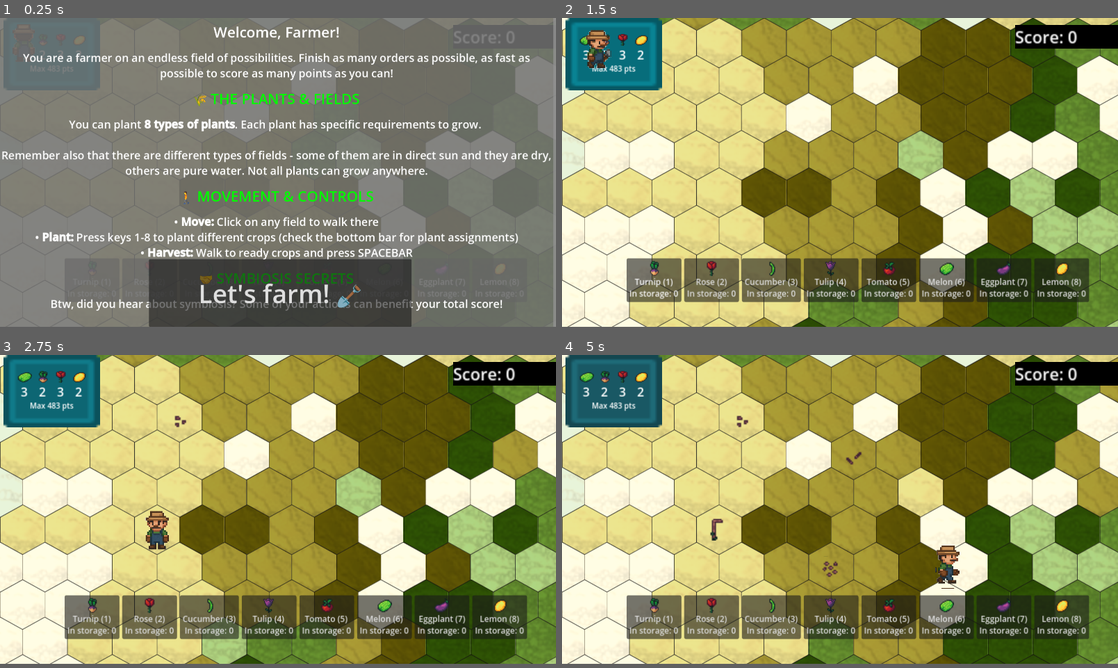
Above: before the commit, frames 1-4 (two rows, left to right).
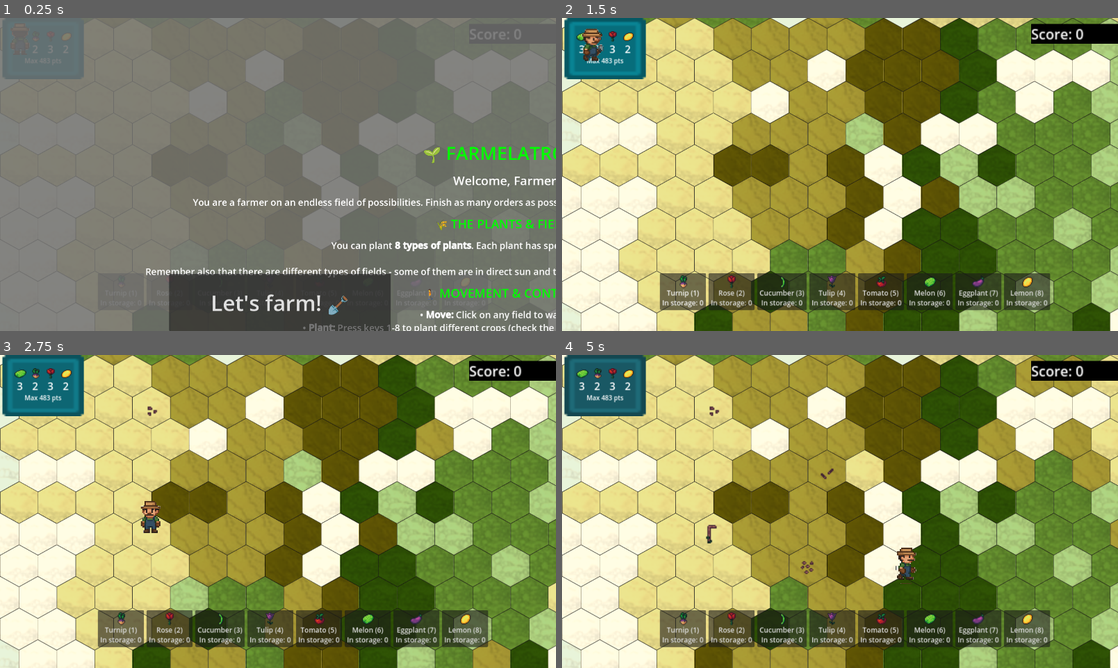
Above: after the commit, the same moments.

Repository: BlueDespero/slavicgamejam2025
Game: Godot game, scene res://main.tscn
Two runs of this game, one before a commit and one after it. Both use one fixed random seed, a clock stepped at 60 frames per second and the inputs below.
Inputs (mouse positions are in pixels of both pictures, inside the frame that each line leads up to):
- Up to frame 1 (0.25 s): no input
- Up to frame 2 (1.5 s): click "Let's farm! 🪏" at 0.5 s; tap Enter at 1.25 s; move the mouse to (962, 155) at 1.27 s; tap 1 at 1.35 s; click (962, 155) at 1.42 s
- Up to frame 3 (2.75 s): tap Space at 1.52, 2.27 s; move the mouse to (166, 524) at 2.02 s; tap 2 at 2.1 s; click (166, 524) at 2.17 s
- Up to frame 4 (5 s): move the mouse to (895, 442) at 2.77 s; tap 3 at 2.85 s; click (895, 442) at 2.92 s; move the mouse to (812, 570) at 3.52 s; tap 4 at 3.6 s; click (812, 570) at 3.67 s; tap Space at 3.77, 4.52 s; move the mouse to (1006, 555) at 4.27 s; tap 5 at 4.35 s; click (1006, 555) at 4.42 s
In our replay, the window is 800x444 before the commit and 800x450 after it. These sizes can differ from the game's own. Grey fills any space a smaller window leaves; there, only what the larger window draws over its background counts as a difference.

The runs differ from the first frame. In frame 1, 24% of the frame differs, in the area x 0-100%, y 0-100%; in frame 2, 67%; in frame 3, 68%; in frame 4, 68%.

Commit message:
Improve start screen

Diff:
--- a/GUI/gui.tscn
+++ b/GUI/gui.tscn
@@ -11,14 +11,13 @@
 anchors_preset = 5
 anchor_left = 0.5
 anchor_right = 0.5
-offset_left = -800.0
-offset_right = -672.0
-offset_bottom = 64.0
+offset_left = -952.0
+offset_right = -261.0
+offset_bottom = 96.0
 grow_horizontal = 2
 scale = Vector2(2.2, 2.2)
 size_flags_horizontal = 3
 size_flags_vertical = 3
-alignment = 1
 script = ExtResource("1_cor1f")
 order_instance = ExtResource("2_cor1f")
 
--- a/main.tscn
+++ b/main.tscn
@@ -35,7 +35,8 @@
 anchor_right = 1.0
 anchor_bottom = 0.5
 offset_top = -549.0
-offset_bottom = 562.0
+offset_right = 1578.0
+offset_bottom = 1346.0
 grow_horizontal = 2
 grow_vertical = 2
 bbcode_enabled = true
--- a/player/player.tscn
+++ b/player/player.tscn
@@ -130,6 +130,7 @@
 
 [node name="Player" type="Area2D"]
 z_index = 5
+position = Vector2(938, 551)
 script = ExtResource("1_onrkg")
 metadata/_edit_group_ = true
 
--- a/project.godot
+++ b/project.godot
@@ -23,8 +23,8 @@
 
 [display]
 
-window/size/viewport_width=1620
-window/size/viewport_height=900
+window/size/viewport_width=1920
+window/size/viewport_height=1080
 window/stretch/mode="viewport"
 
 [dotnet]
